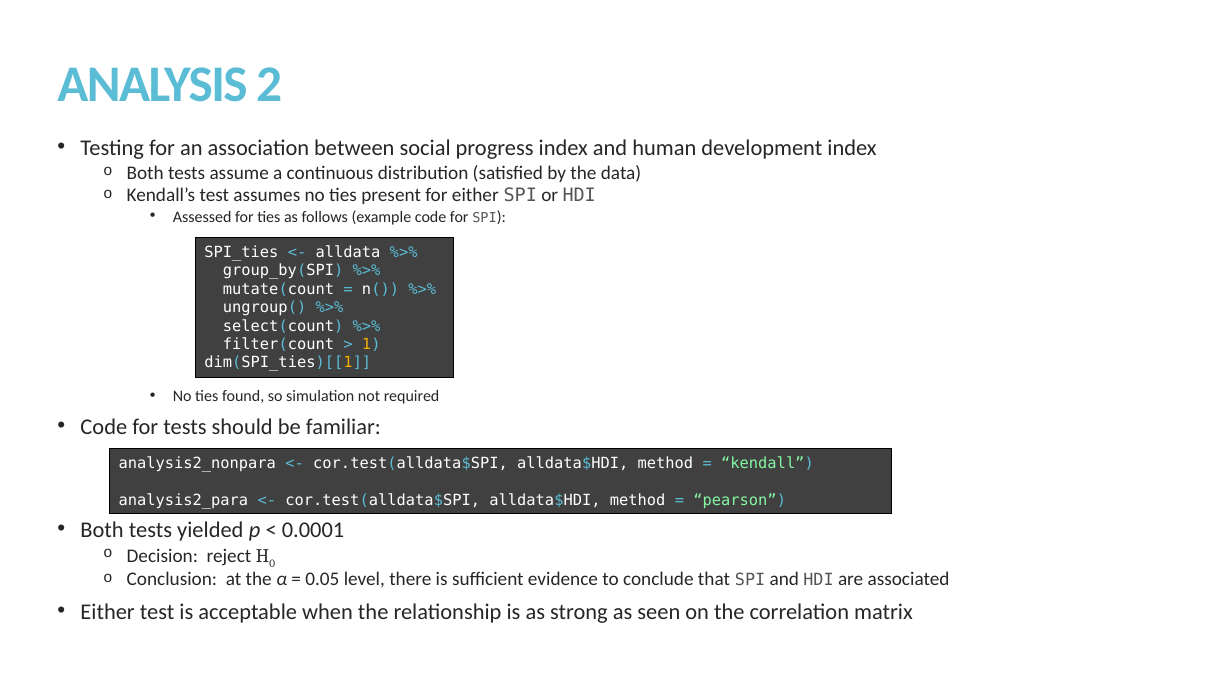
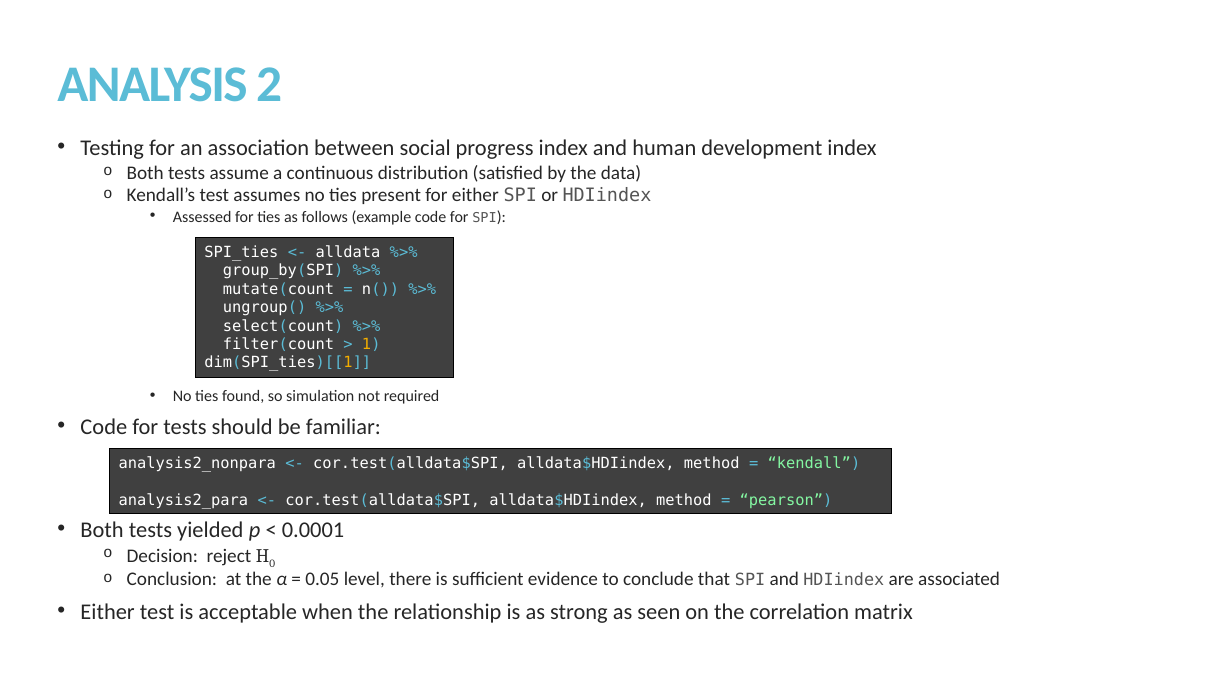
Before and after one commit to kmprioliPROF/MAT_8452_Final_Project, a slide deck: slide 13 of Prioli_Final_Proj.pptx. Drawn at 1232x693 pixels with LibreOffice and Linux fonts; fonts in the diff are those of the drawing. Boxes give left, top, right and bottom in pixels: in the first picture for what was removed or moved away, otherwise in the second. Text is boxed around its words. In the diff, an @@ line names an element or a change of style, - is before the commit and + after.

```diff
--- a/Prioli_Final_Proj.pptx
+++ b/Prioli_Final_Proj.pptx
@@ text at bbox=[127, 187, 652, 204]: text changed @@
-  o Kendall’s test assumes no ties present for either SPI or HDI
+  o Kendall’s test assumes no ties present for either SPI or HDIindex
@@ text in rectangle at bbox=[119, 456, 861, 509]: text changed @@
-analysis2_nonpara <- cor.test(alldata$SPI, alldata$HDI, method = “kendall”)
-analysis2_para <- cor.test(alldata$SPI, alldata$HDI, method = “pearson”)
+analysis2_nonpara <- cor.test(alldata$SPI, alldata$HDIindex, method = “kendall”)
+analysis2_para <- cor.test(alldata$SPI, alldata$HDIindex, method = “pearson”)
@@ text at bbox=[127, 571, 1000, 587]: text changed @@
-  o Conclusion: at the α = 0.05 level, there is sufficient evidence to conclude that SPI and HDI are associated
+  o Conclusion: at the α = 0.05 level, there is sufficient evidence to conclude that SPI and HDIindex are associated
```
Also in this commit, not shown: 8 other slides changed, 2 other files.
